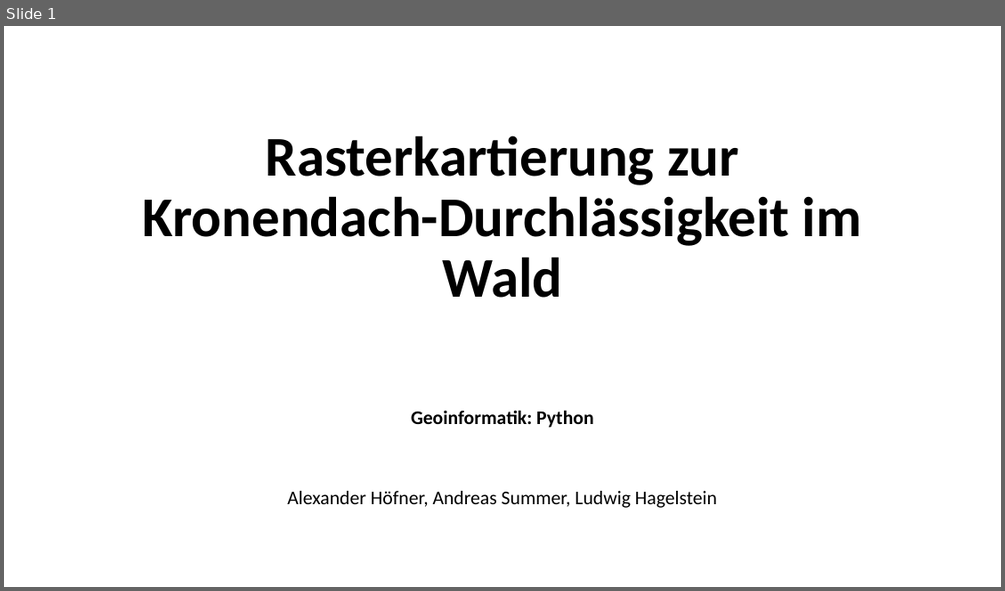
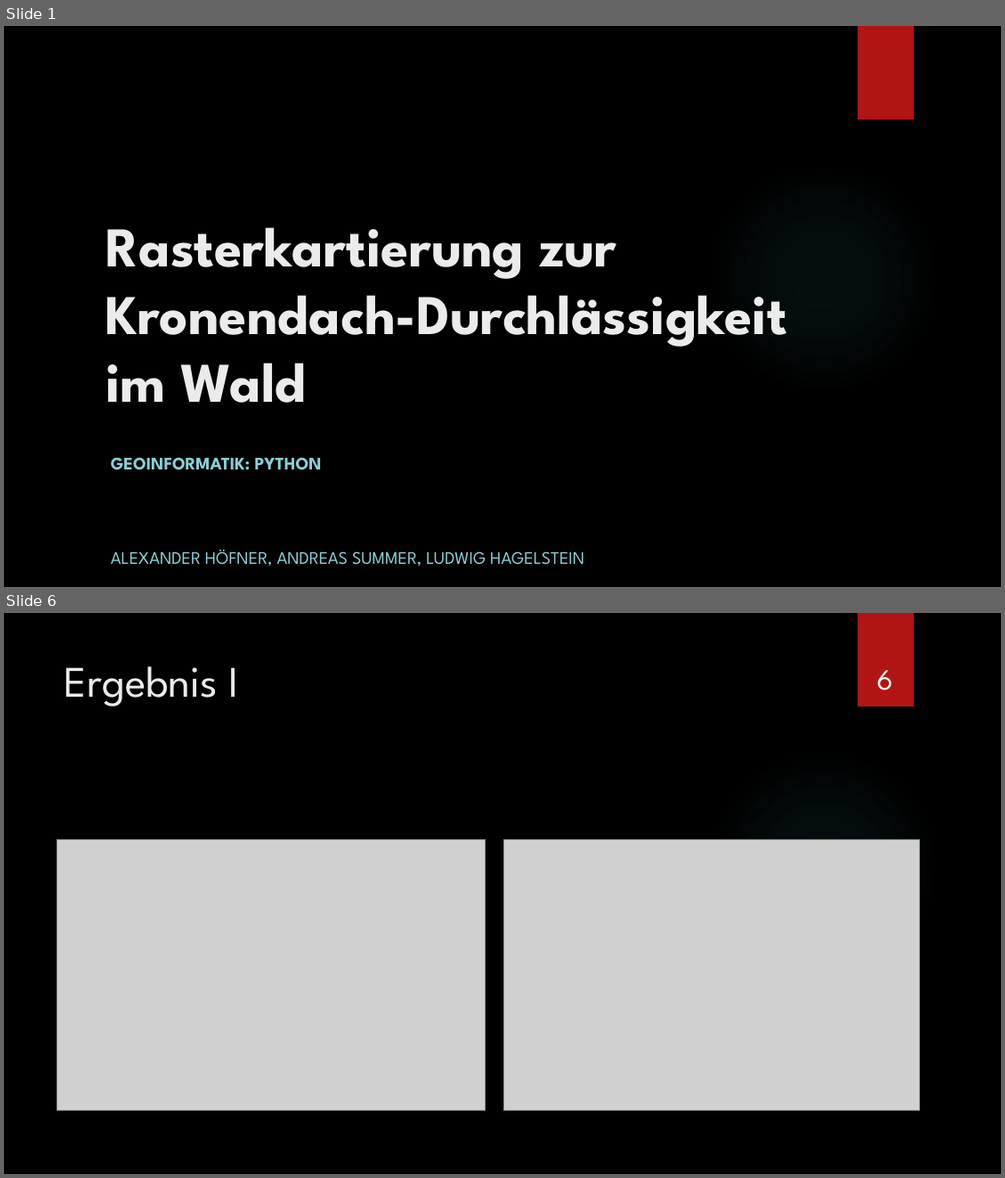
Before and after one commit to PythonThema4/kronendach, a slide deck: Kronendach-Durchlässigkeit.pptx. Shown one above the other, each under a label of ours: slide 1 before the commit, slides 1 and 6 after it; the slides between them are not shown. The pictures are 1005x591 and 1005x1178 pixels, drawn with LibreOffice and Linux fonts; fonts in the diff are those of the drawing; grey boxes stand for pictures; background and template pictures are left out. Boxes give left, top, right and bottom in pixels: in the first picture for what was removed or moved away, otherwise in the second. Text is boxed around its words. In the diff, an @@ line names an element or a change of style, - is before the commit and + after.

```diff
--- a/Kronendach-Durchlässigkeit.pptx
+++ b/Kronendach-Durchlässigkeit.pptx
@@ slide 6 added at [4, 613, 1001, 1174], background picture (left out); not listed: 2 template elements that a slide beside it also shows @@
@@ title added at [65, 666, 238, 706], 42 pt, text #EBEBEB @@
+Ergebnis I
@@ page number added at [877, 670, 893, 690], 28 pt, text #FFFFFF @@
+6
@@ picture added at [57, 840, 485, 1111] @@
@@ picture added at [504, 840, 919, 1111] @@
@@ slide 1 changed as well @@
@@ background #FFFFFF to picture (left out) @@
@@ rectangle added at [858, 26, 914, 119], fill #B01513 @@
@@ title "Rasterkartierung zur Kronendach-Durchlässigkeit im Wald": place and size @@
-title "Rasterkartierung zur Kronendach-Durchlässigkeit im Wald" at [143, 135, 862, 297]
+title "Rasterkartierung zur Kronendach-Durchlässigkeit im Wald" at [105, 227, 787, 402]
@@ title "Rasterkartierung zur Kronendach-Durchlässigkeit im Wald" at [105, 227, 787, 402]: font Calibri to League Spartan, text colour #000000 to #EBEBEB; alignment centre to left; line spacing 0.9 to 1 @@
@@ ellipse added at [708, 163, 938, 394], fill gradient #50B9C1 @@
@@ subtitle at [111, 457, 584, 565]: text changed; size 18.6 to 17 pt; font Calibri to League Spartan; text colour #000000 to #8AD0D6 @@
-Geoinformatik: Python
-Alexander Höfner, Andreas Summer, Ludwig Hagelstein
+GEOINFORMATIK: PYTHON
+ALEXANDER HÖFNER, ANDREAS SUMMER, LUDWIG HAGELSTEIN
```
Also in this commit, not shown: 4 other slides changed, 4 other slides added, 6 slides removed, 7 other files.
